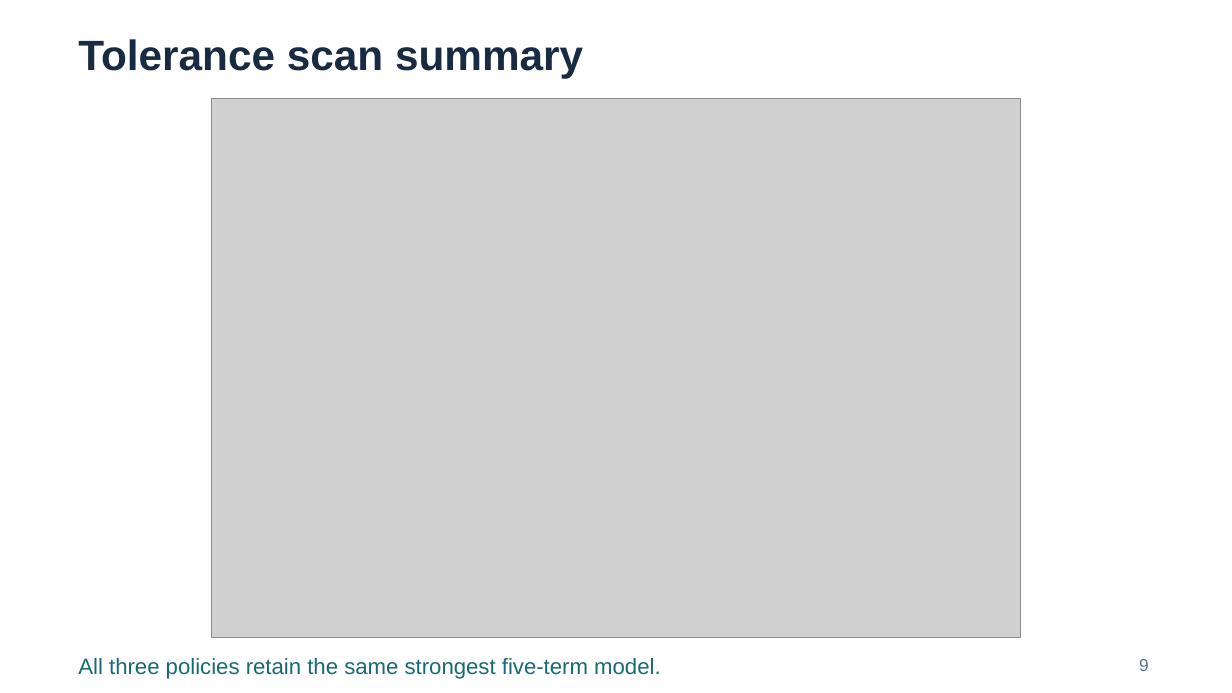
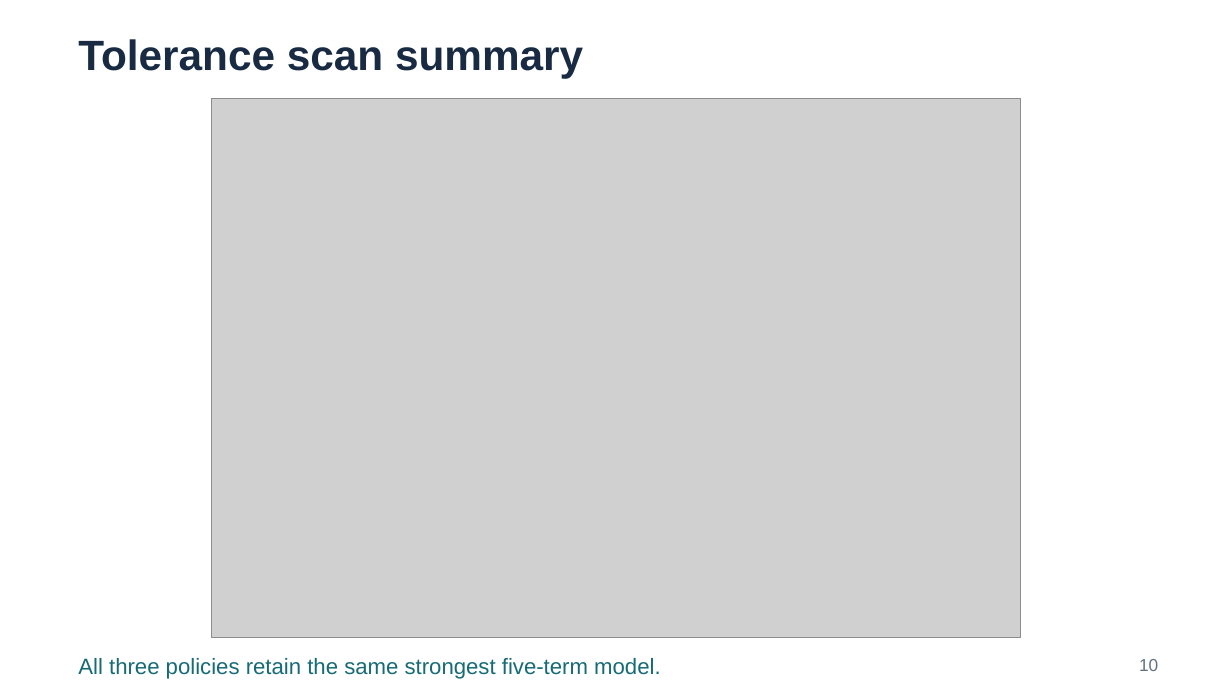
Before and after one commit to cploen/xtar_refit_hms, a slide deck: slide 10 of slides/xtar_study_summary.pptx (slide 9 before the commit). Drawn at 1232x693 pixels with LibreOffice and Linux fonts; fonts in the diff are those of the drawing; grey boxes stand for pictures. Boxes give left, top, right and bottom in pixels: in the first picture for what was removed or moved away, otherwise in the second. Text is boxed around its words. In the diff, an @@ line names an element or a change of style, - is before the commit and + after.

```diff
--- a/slides/xtar_study_summary.pptx
+++ b/slides/xtar_study_summary.pptx
@@ text at (1139, 659, 1158, 671): text changed @@
-9
+10
```
Also in this commit, not shown: 5 other slides changed, 2 slides added, 5 other files.
